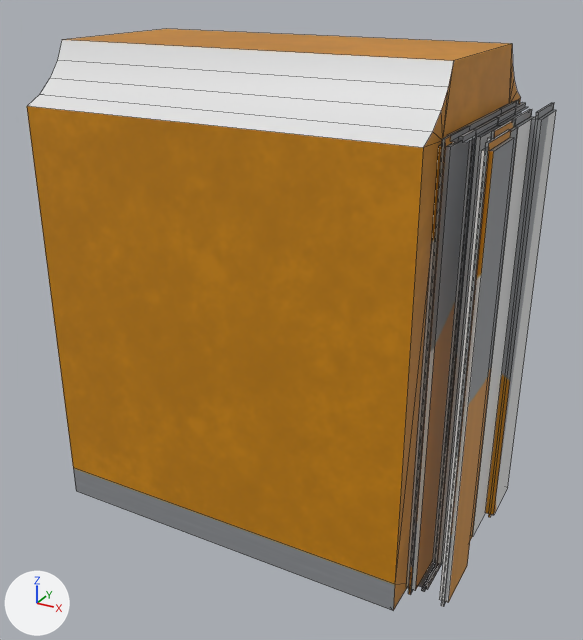
Before and after pictures for a commit that changed the FBX model modely/patra/vytah/patro1-chodbaKratka-vytah.fbx.
Before and after are seen from a 50 mm lens placed at (-2.98, 0.1, 2.61), pointed at (-4.74, 3.31, 1.0). The lights are fixed; the arrows at lower left show +X, +Y and +Z. Mesh edges are drawn as thin lines.

In view in the first picture: 'Vytah.Dvere', 'Vytah.Front', 'Vytah.Right', 'Vytah.Top'.
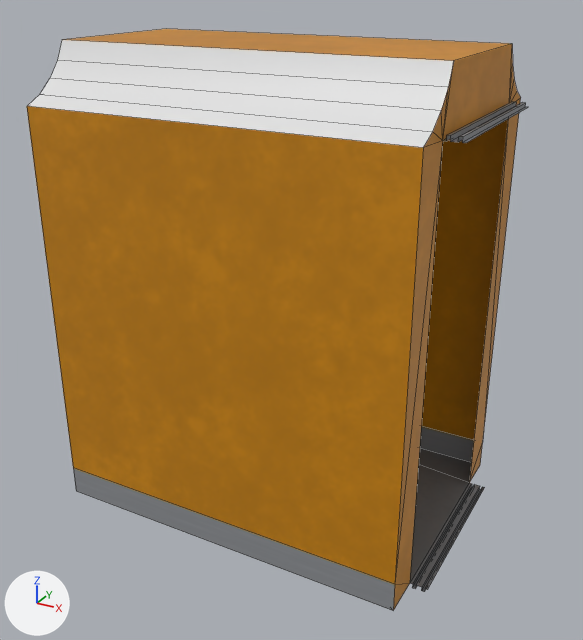
What differs and where, as boxes [x1, y1, x2, y2] in the pictures (583 x 640 px):
```json
{"object": "Vytah.Dvere", "change": "deleted", "before": [406, 100, 556, 607]}
{"object": "Vytah.Back", "change": "unchanged, uncovered by the edit", "after": [420, 119, 508, 463]}
{"object": "Vytah.Bottom", "change": "unchanged, uncovered by the edit", "before": [418, 562, 443, 592], "after": [410, 448, 485, 592]}
```

Scene script edits in JSON lines:
```json
{"op": "remove", "block": "ob_vytah_dvere", "code": ["ob_vytah_dvere = bpy.data.objects.new('Vytah.Dvere', me_mesh_048)", "ob_vytah_dvere.location = (-3.812, 3.377, 0.0)"]}
```
